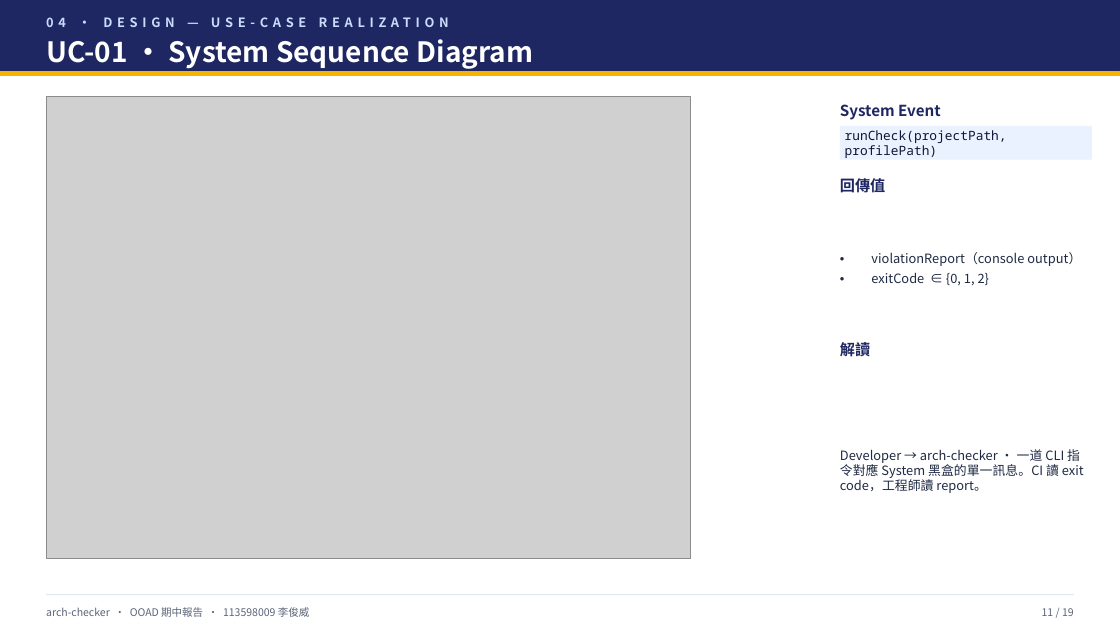
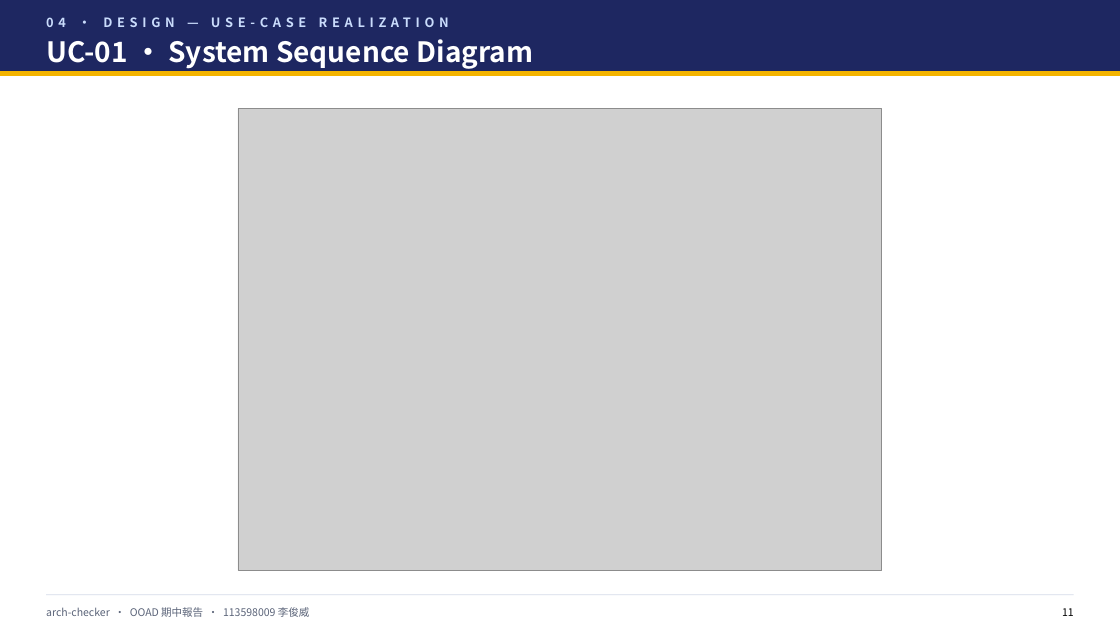
Before and after one commit to chun-wei0413/arch-checker, a slide deck: slide 12 of hw/Midterm/midterm-team6.pptx. Drawn at 1120x630 pixels with LibreOffice and Linux fonts; fonts in the diff are those of the drawing; grey boxes stand for pictures. Boxes give left, top, right and bottom in pixels: in the first picture for what was removed or moved away, otherwise in the second. Text is boxed around its words. In the diff, an @@ line names an element or a change of style, - is before the commit and + after.

```diff
--- a/hw/Midterm/midterm-team6.pptx
+++ b/hw/Midterm/midterm-team6.pptx
@@ picture: place and size @@
-picture at <box>46,97,691,559</box>
+picture at <box>238,108,882,571</box>
@@ text removed at <box>840,104,941,120</box> @@
-System Event
@@ rectangle removed at <box>840,126,1092,160</box> @@
-runCheck(projectPath, profilePath)
@@ text removed at <box>840,176,885,196</box> @@
-回傳值
@@ text removed at <box>871,252,1081,285</box> @@
-• violationReport（console output）
-• exitCode ∈ {0, 1, 2}
@@ text removed at <box>840,340,870,360</box> @@
-解讀
@@ text removed at <box>840,449,1084,493</box> @@
-Developer → arch-checker · 一道 CLI 指令對應 System 黑盒的單一訊息。CI 讀 exit code，工程師讀 report。
@@ text at <box>1062,608,1074,616</box>: text changed; text colour #5B6479 to #000000 @@
-11 / 19
+11
```
Also in this commit, not shown: 15 other slides changed, 5 slides added, 4 slides removed, 1 other file.
